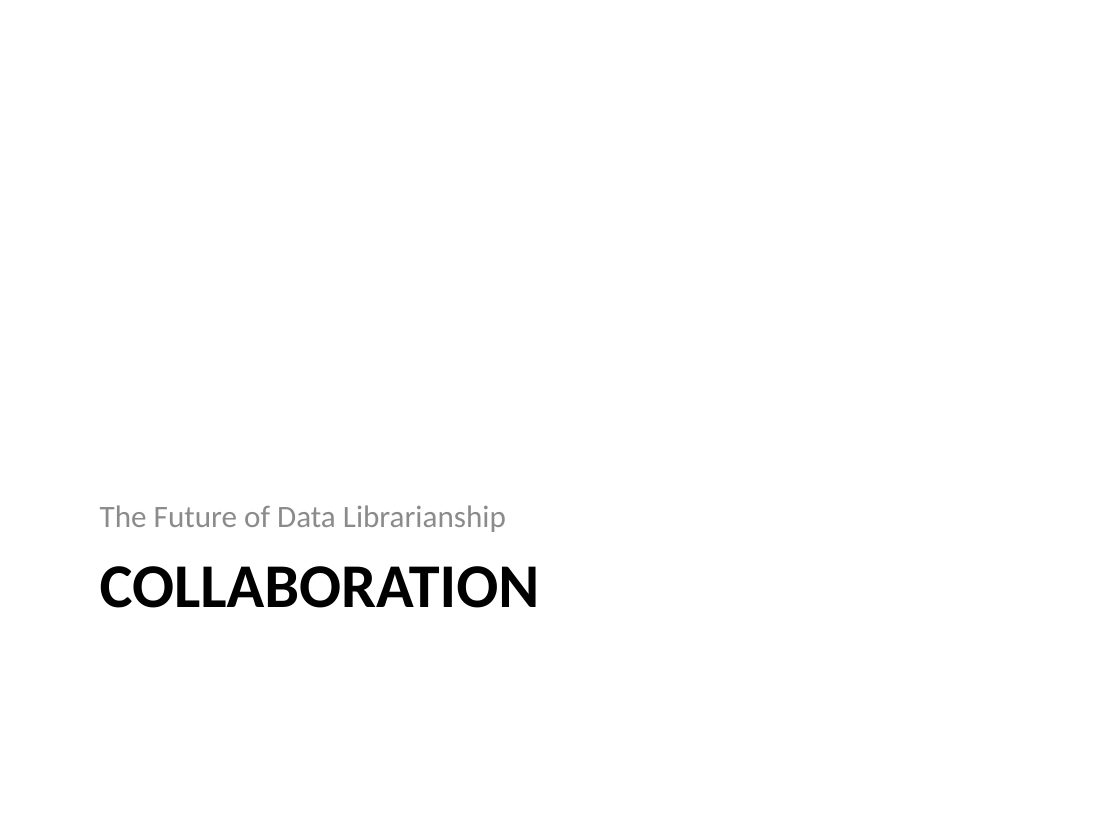
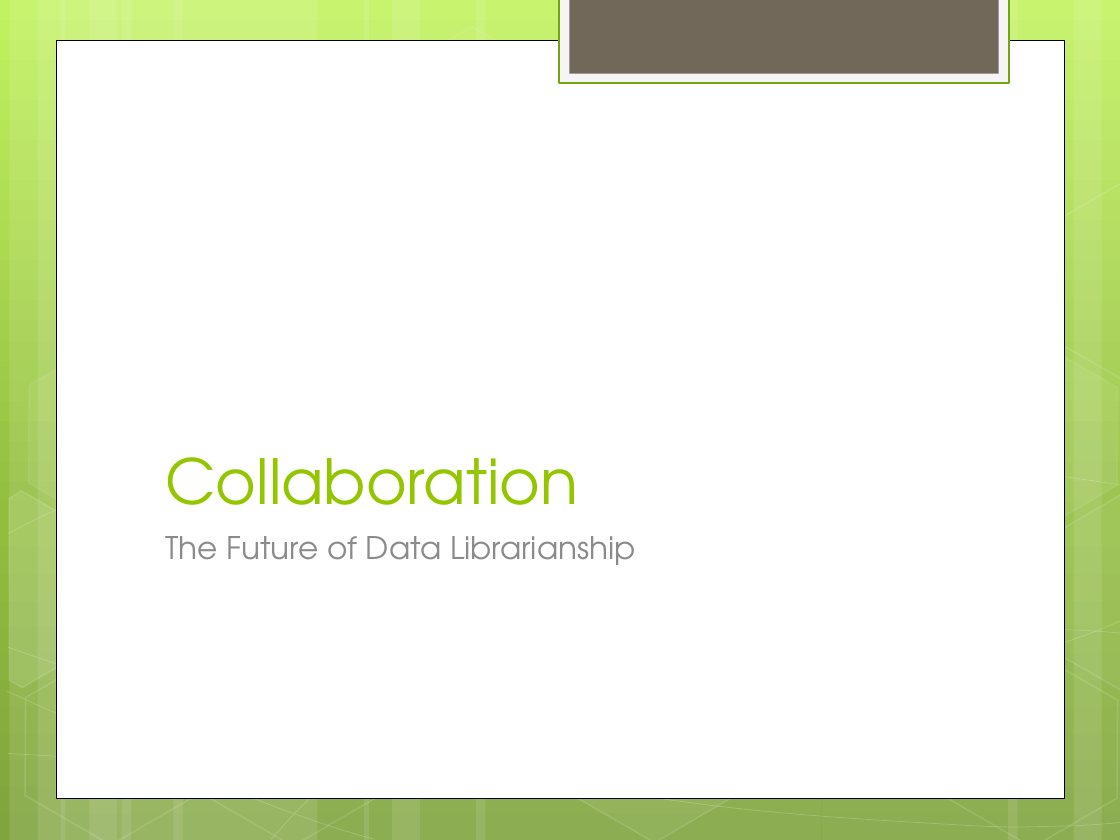
Before and after one commit to zoechao/teaching, a slide deck: slide 19 of maryland-lecture.pptx. Drawn at 1120x840 pixels with LibreOffice and Linux fonts; fonts in the diff are those of the drawing. Boxes give left, top, right and bottom in pixels: in the first picture for what was removed or moved away, otherwise in the second. Text is boxed around its words. In the diff, an @@ line names an element or a change of style, - is before the commit and + after.

```diff
--- a/maryland-lecture.pptx
+++ b/maryland-lecture.pptx
@@ background #FFFFFF to gradient #C3F35F to #93BF3F to #81A53E @@
@@ rectangle added at <box>559,0,1009,83</box>, fill #F5F5F5, outline #74A510 1.25 pt @@
@@ rectangle added at <box>569,0,998,74</box>, fill #71685A @@
@@ rectangle added at <box>56,40,1064,797</box>, fill #FFFFFF, outline #000000 0.5 pt @@
@@ group added at <box>0,0,1120,840</box>: 12 rectangles, 8 freeform shapes, 8 hexagons @@
@@ title "Collaboration" at <box>165,457,578,505</box>: vertical alignment top to bottom @@
@@ title at <box>165,457,578,505</box>: text changed; font Calibri to TeX Gyre Adventor; text colour #000000 to #94C600; bold off @@
-COLLABORATION
+Collaboration
@@ text "The Future of Data Librarianship": place and size @@
-text "The Future of Data Librarianship" at <box>100,505,506,532</box>
+text "The Future of Data Librarianship" at <box>165,536,636,565</box>
@@ text "The Future of Data Librarianship" at <box>165,536,636,565</box>: font Calibri to TeX Gyre Adventor; vertical alignment bottom to top @@
```
Also in this commit, not shown: 30 other slides changed, 3 slides added, 3 slides removed.
